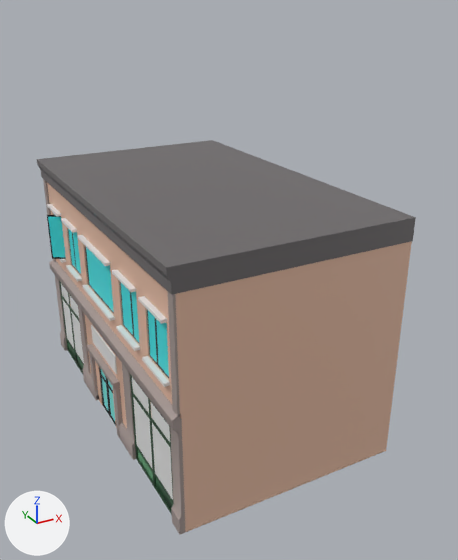
An edit to the FBX model Ordeals on the Bus/Assets/Models/Buildings/Residential building2.fbx, drawn before and after from the same camera.
Rendered twice from a 50 mm lens placed at (-26.4, -53.7, 39.3), pointed at (1.4, -3.2, 14.1). The axes (+X, +Y, +Z) are drawn at lower left. The lights are the same throughout. Where no turn or scale is listed for an object, it has been applied to the vertices.
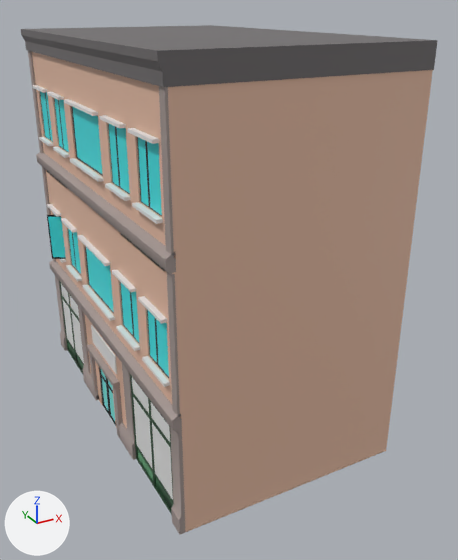
Where the change shows, as pixel boxes [x1, y1, x2, y2] in the pictures (458 x 560 px):
'Cube.019', added
    after: [28, 51, 433, 276]
    faces in mat_res_1_001 (beige #e7bda5): [32, 52, 433, 272]
    faces in mat_res_2_001 (grey #a59793): [28, 51, 176, 276]
'Cube.025', moved
    before: [37, 140, 416, 295]
    after: [21, 25, 438, 87]
'Cube.010', added
    after: [33, 85, 163, 224]
'Cube.022', added (cyan)
    after: [137, 137, 162, 216]
    faces in mat_window_22_015 (cyan #3ee4e7): [147, 142, 162, 215]
    faces in mat_window_22_014 (cyan #3ee4e7): [138, 137, 149, 206]
'Cube.024', added (cyan)
    after: [71, 106, 103, 176]
    faces in mat_window_22_017 (cyan #3ee4e7): [73, 107, 102, 174]
'Cube.021', added (cyan)
    after: [108, 123, 130, 194]
    faces in mat_window_22_013 (cyan #3ee4e7): [116, 127, 130, 193]
    faces in mat_window_22_012 (cyan #3ee4e7): [109, 124, 119, 186]
'Cube.015', added (cyan)
    after: [54, 98, 69, 153]
    faces in mat_window_22_005 (cyan #3ee4e7): [59, 100, 69, 152]
    faces in mat_window_22_004 (cyan #3ee4e7): [54, 98, 63, 148]
'Cube.017', added
    after: [40, 92, 53, 142]
    faces in mat_window_22_007 (cyan #3ee4e7): [40, 92, 50, 139]

The change, as a list of edits to the scene's bpy script:
```text
Change ob_cube_025:
    ob_cube_025.location: (-3.7, 1.7, 23.1) -> (-3.7, 1.7, 36.6)
Add ob_cube_022:
    ob_cube_022 = bpy.data.objects.new('Cube.022', me_cube_036)  # 24 vertices, 20 faces; spans x -0.07..0.07, y -3.09..1.11, z -1.03..4.16; in mat_window_11_014 (black #000000), mat_window_22_014 (cyan #3ee4e7), mat_window_11_015 (black #000000), mat_window_22_015 (cyan #3ee4e7)
    ob_cube_022.location = (-10.5, -12.9, 27.0)
Add ob_cube_015:
    ob_cube_015 = bpy.data.objects.new('Cube.015', me_cube_031)  # 24 vertices, 20 faces; spans x -0.07..0.07, y -2.99..1.08, z -1.03..4.16; in mat_window_11_004 (black #000000), mat_window_22_004 (cyan #3ee4e7), mat_window_11_005 (black #000000), mat_window_22_005 (cyan #3ee4e7)
    ob_cube_015.location = (-10.5, 9.1, 27.0)
Add ob_cube_024:
    ob_cube_024 = bpy.data.objects.new('Cube.024', me_cube_038)  # 12 vertices, 10 faces; spans x -0.07..0.07, y -2.01..6.3, z -1.0..4.04; in mat_window_11_017 (black #000000), mat_window_22_017 (cyan #3ee4e7)
    ob_cube_024.location = (-10.5, -1.9, 27.0)
Add ob_cube_010:
    ob_cube_010 = bpy.data.objects.new('Cube.010', me_cube_013.copy())  # the mesh of ob_cube_007
    ob_cube_010.location = (-11.7, 13.9, 25.9)
    ob_cube_010.rotation_euler = (0.0, 0.0, -3.142)  # degrees (0, 0, -180)
    ob_cube_010.scale = (-1.0, -1.0, -0.132)
Add ob_cube_017:
    ob_cube_017 = bpy.data.objects.new('Cube.017', me_cube_032)  # 24 vertices, 20 faces; spans x -0.07..0.07, y -1.03..2.85, z -4.16..1.03; in mat_window_11_006 (black #000000), mat_window_22_006 (cyan #3ee4e7), mat_window_11_007 (black #000000), mat_window_22_007 (cyan #3ee4e7)
    ob_cube_017.location = (-10.5, 13.0, 30.1)
Add ob_cube_021:
    ob_cube_021 = bpy.data.objects.new('Cube.021', me_cube_035)  # 24 vertices, 20 faces; spans x -0.07..0.07, y -3.21..1.16, z -1.03..4.16; in mat_window_11_012 (black #000000), mat_window_22_012 (cyan #3ee4e7), mat_window_11_013 (black #000000), mat_window_22_013 (cyan #3ee4e7)
    ob_cube_021.location = (-10.5, -6.8, 27.0)
Add ob_cube_019:
    ob_cube_019 = bpy.data.objects.new('Cube.019', me_cube_023)  # 962 vertices, 838 faces; spans x -1.0..1.1, y -1.0..1.0, z 54.5..132.2; in mat_res_1_001 (beige #e7bda5), mat_res_2_001 (grey #a59793), mat_res_3_001 (dark green #23492d), mat_res_5_001 (white #e7e7e7), mat_res_6_001 (yellow #d8d86a), mat_res_8_001 (dark grey #535353), mat_res_9_001 (white #f5f5f5)
    ob_cube_019.location = (0.0, 0.0, 12.8)
    ob_cube_019.rotation_euler = (-3.142, 0.0, 0.0)  # degrees (-180, 0, 0)
    ob_cube_019.scale = (-10.6, -17.7, -0.172)
```
